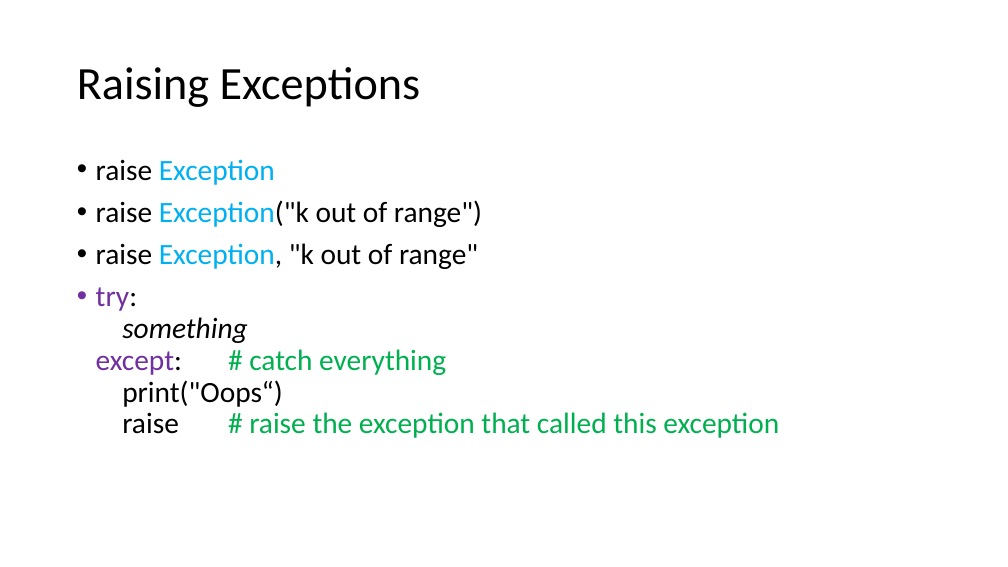
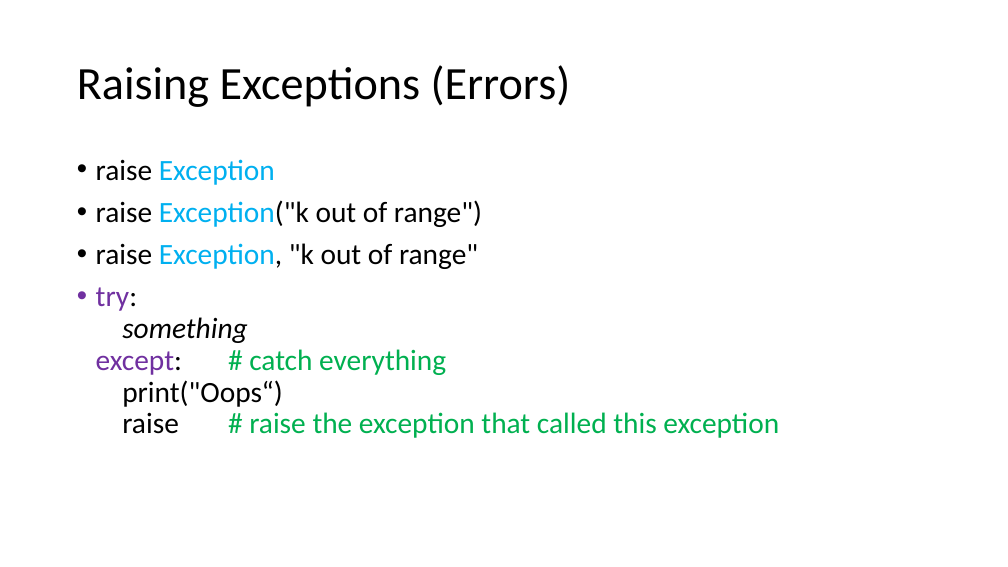
Before and after one commit to MarsUniversity/ece387-robotics, a slide deck: slide 14 of lessons/block_1_basics/lsn4-python.pptx. Drawn at 1008x567 pixels with LibreOffice and Linux fonts; fonts in the diff are those of the drawing. Boxes give left, top, right and bottom in pixels: in the first picture for what was removed or moved away, otherwise in the second. Text is boxed around its words. In the diff, an @@ line names an element or a change of style, - is before the commit and + after.

```diff
--- a/lessons/block_1_basics/lsn4-python.pptx
+++ b/lessons/block_1_basics/lsn4-python.pptx
@@ title at bbox=[77, 65, 571, 107]: text changed @@
-Raising Exceptions
+Raising Exceptions (Errors)
```
Also in this commit, not shown: 5 other slides changed.
